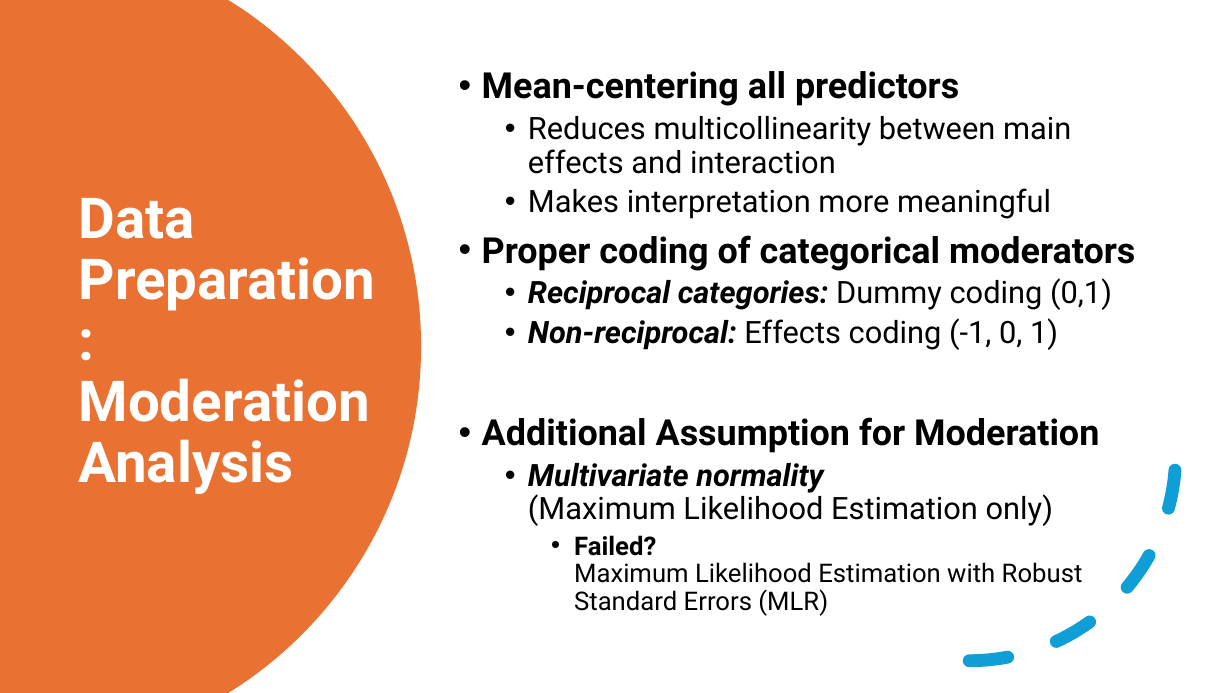
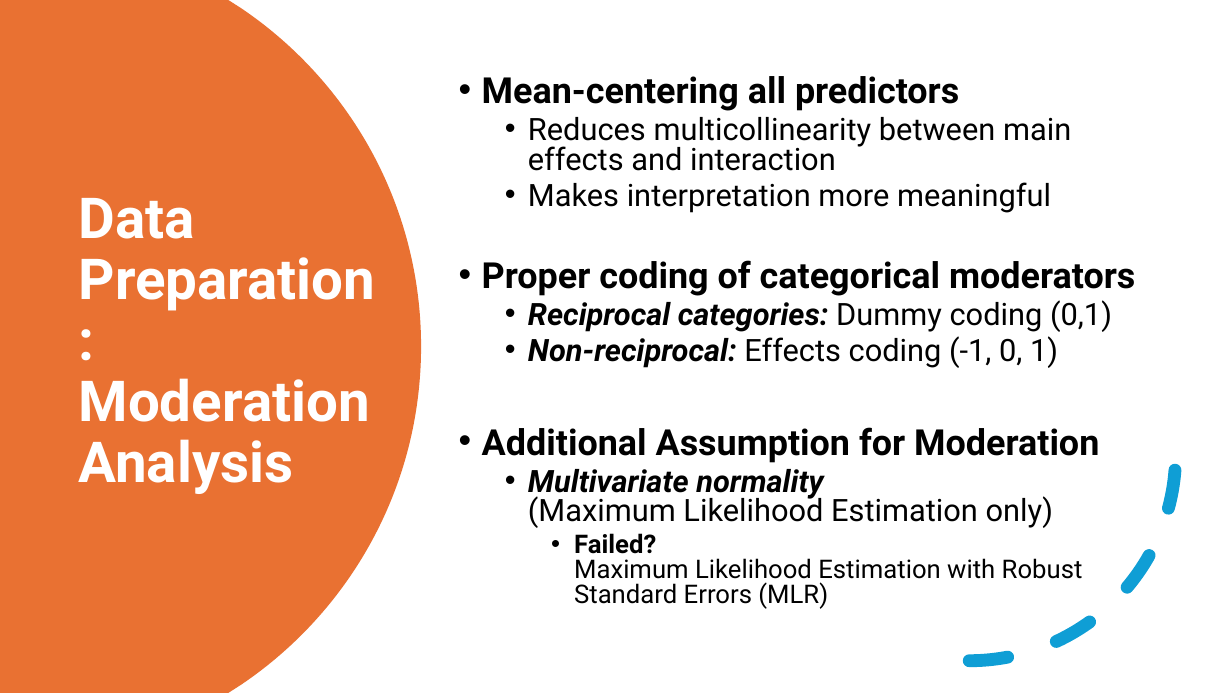
Before and after one commit to EwokOzwok/Data-Analysis-II---CBHPAR-Seminar, a slide deck: slide 7 of Data Analysis II - Mediation and Moderation.pptx. Drawn at 1232x693 pixels with LibreOffice and Linux fonts; fonts in the diff are those of the drawing. Boxes give left, top, right and bottom in pixels: in the first picture for what was removed or moved away, otherwise in the second. Text is boxed around its words. In the diff, an @@ line names an element or a change of style, - is before the commit and + after.

```diff
--- a/Data Analysis II - Mediation and Moderation.pptx
+++ b/Data Analysis II - Mediation and Moderation.pptx
@@ text "Mean-centering all predictors" at [482, 76, 1135, 609]: line spacing 0.9 to 0.8 @@
```
Also in this commit, not shown: 4 other slides changed, 1 slide added, 1 slide removed, 1 other file.
